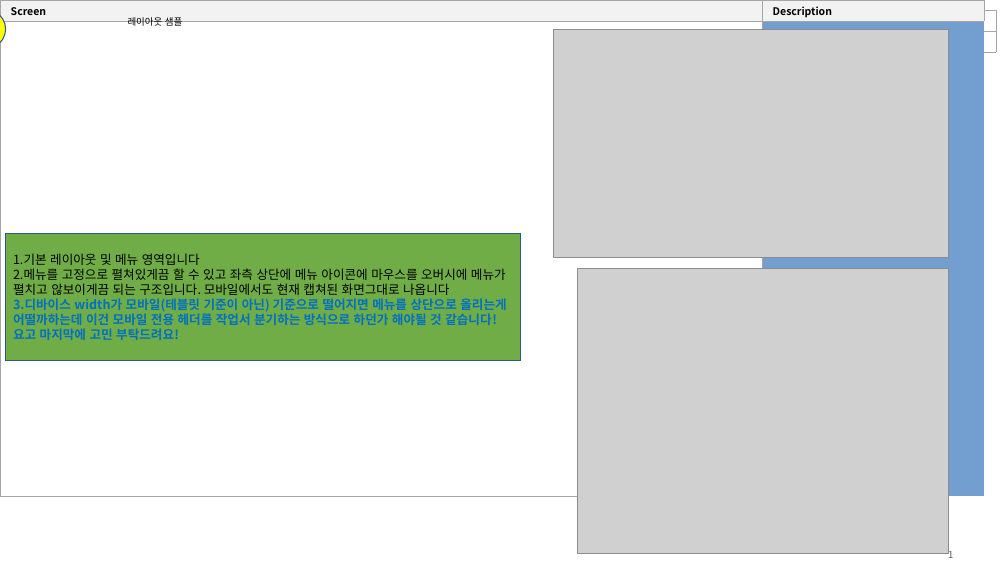
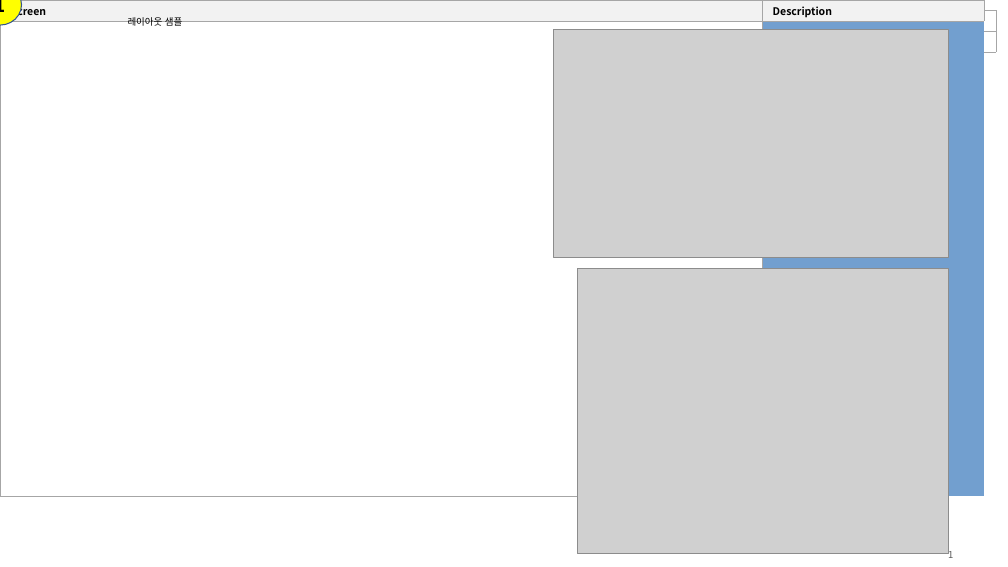
Before and after one commit to yamdeng/ktds-publish, a slide deck: slide 1 of docs/퍼블_페이지작업.pptx. Drawn at 1008x567 pixels with LibreOffice and Linux fonts; fonts in the diff are those of the drawing; grey boxes stand for pictures. Boxes give left, top, right and bottom in pixels: in the first picture for what was removed or moved away, otherwise in the second. Text is boxed around its words. In the diff, an @@ line names an element or a change of style, - is before the commit and + after.

```diff
--- a/docs/퍼블_페이지작업.pptx
+++ b/docs/퍼블_페이지작업.pptx
@@ ellipse "1": place and size @@
-ellipse "1" at bbox=[0, 9, 5, 50]
+ellipse "1" at bbox=[0, 0, 22, 26]
@@ rectangle removed at bbox=[5, 234, 520, 360] @@
-1.기본 레이아웃 및 메뉴 영역입니다
-2.메뉴를 고정으로 펼쳐있게끔 할 수 있고 좌측 상단에 메뉴 아이콘에 마우스를 오버시에 메뉴가 펼치고 않보이게끔 되는 구조입니다. 모바일에서도 현재 캡쳐된 화면그대로 나옵니다
-3.디바이스 width가 모바일(테블릿 기준이 아닌) 기준으로 떨어지면 메뉴를 상단으로 올리는게 어떨까하는데 이건 모바일 전용 헤더를 작업서 분기하는 방식으로 하던가 해야될 것 같습니다! 요고 마지막에 고민 부탁드려요!
```
Also in this commit, not shown: 5 other slides changed, 1 slide removed, 7 other files.
